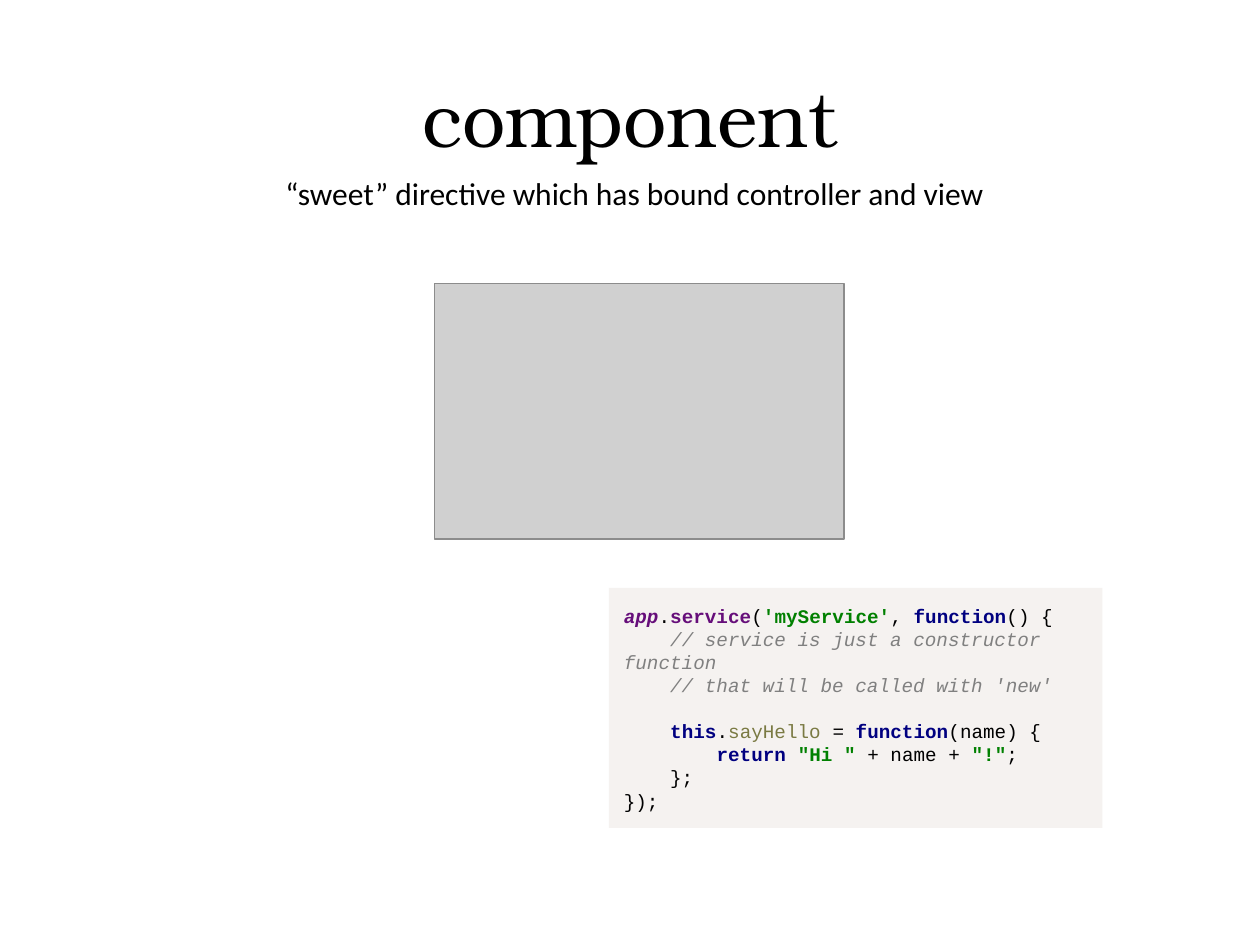
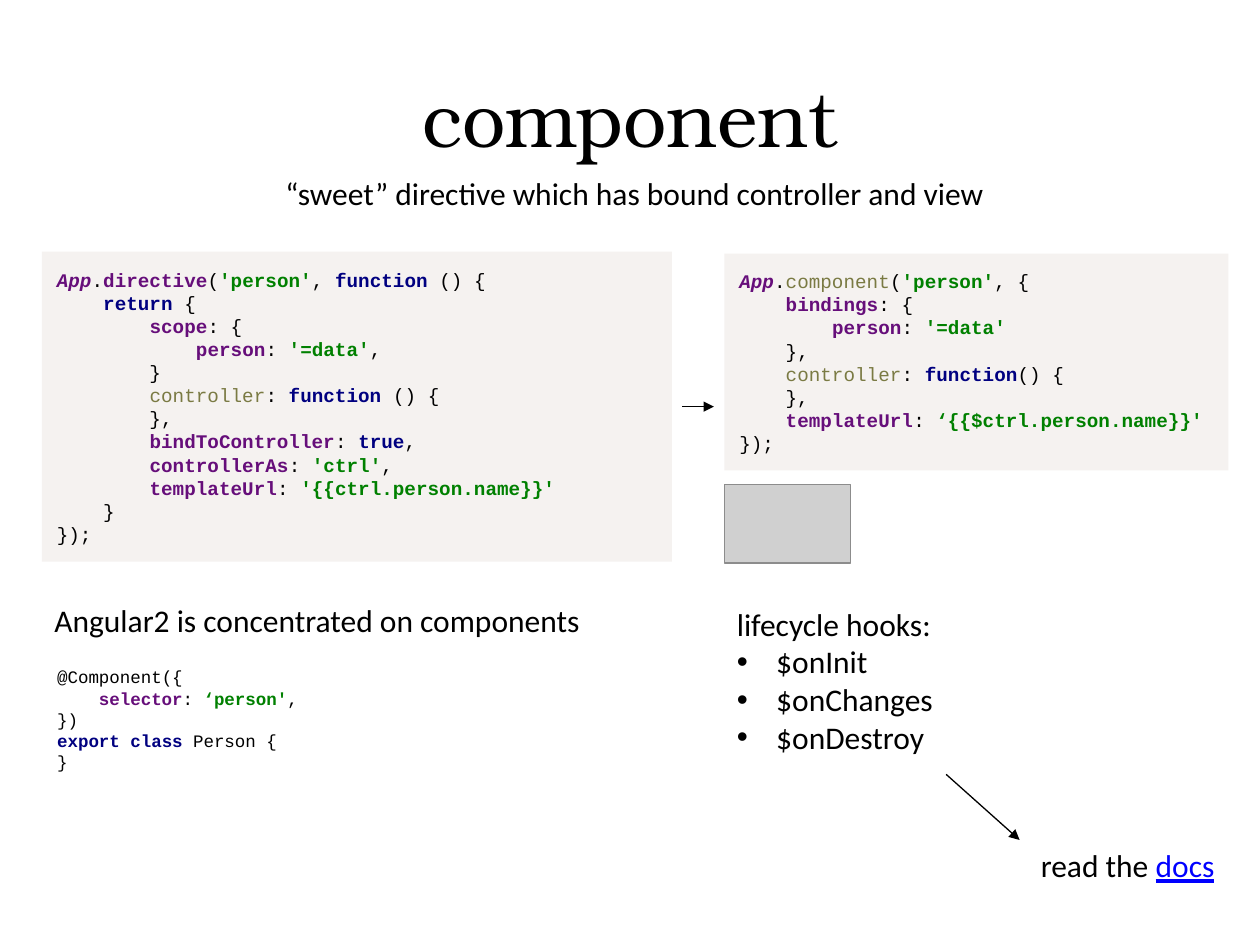
Before and after one commit to alexeymatveevp/angularjs-course, a slide deck: slide 13 of docs/03_directives.pptx (slide 17 before the commit). Drawn at 1260x945 pixels with LibreOffice and Linux fonts; fonts in the diff are those of the drawing; grey boxes stand for pictures. Boxes give left, top, right and bottom in pixels: in the first picture for what was removed or moved away, otherwise in the second. Text is boxed around its words. In the diff, an @@ line names an element or a change of style, - is before the commit and + after.

Commit message:
part 4 directives final

```diff
--- a/docs/03_directives.pptx
+++ b/docs/03_directives.pptx
@@ rectangle added at [42,252,672,562], fill #F5F2F0, 11 pt, text #660E7A, bold @@
+App.directive('person', function () {
+return {
+scope: {
+person: '=data',
+}
+controller: function () {
+},
+bindToController: true,
+controllerAs: 'ctrl',
+templateUrl: '{{ctrl.person.name}}'
+}
+});
@@ rectangle added at [724,253,1228,470], fill #F5F2F0, 11 pt, text #008000, bold @@
+App.component('person', {
+bindings: {
+person: '=data'
+},
+controller: function() {
+},
+templateUrl: ‘{{$ctrl.person.name}}'
+});
@@ picture removed at [435,284,844,539] @@
@@ arrow added from (683, 407) to (714, 407), #000000 0.75 pt @@
@@ picture added at [724,485,850,563] @@
@@ rectangle removed at [609,588,1102,828] @@
-app.service('myService', function() {
-// service is just a constructor function
-// that will be called with 'new'
-this.sayHello = function(name) {
-return "Hi " + name + "!";
-};
-});
@@ text added at [54,610,579,638], 18 pt, text #000000 @@
+Angular2 is concentrated on components
@@ text added at [737,614,932,754], 18 pt, text #000000 @@
+lifecycle hooks:
+• $onInit
+• $onChanges
+• $onDestroy
@@ text added at [57,671,298,751], 10 pt, text #000000, bold @@
+@Component({
+selector: ‘person',
+})
+export class Person {
+}
@@ arrow added from (946, 775) to (1019, 840), #000000 0.75 pt @@
@@ text added at [1041,855,1215,883], 18 pt, text #000000 @@
+read the docs
```
Also in this commit, not shown: 2 other slides changed, 2 slides added, 17 slides removed, 31 other files.
